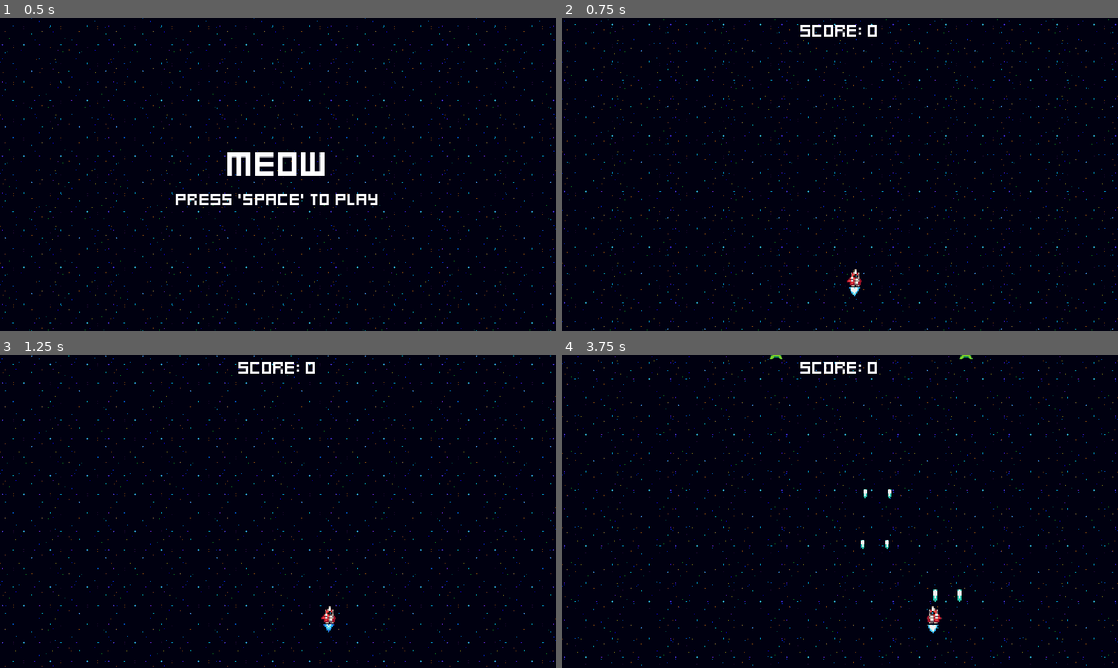
Above: before the commit, frames 1-4 (two rows, left to right).
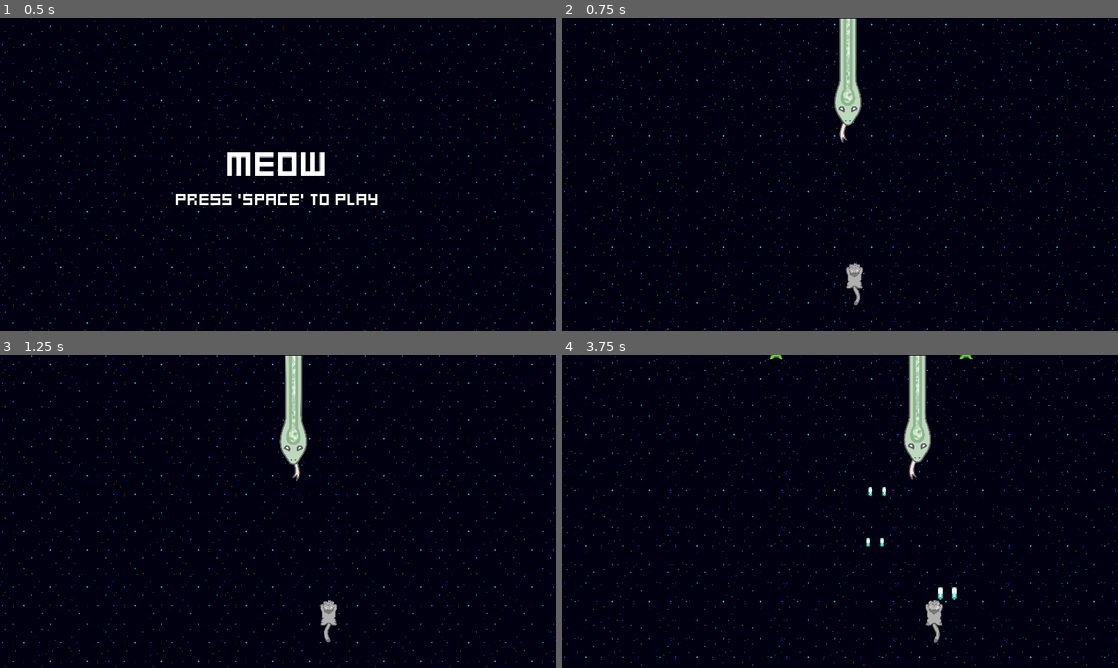
Above: after the commit, the same moments.

Repository: atomjin/2dRocket
Game: Godot game, scene res://menus/menu.tscn
Same seed, same stepped clock (60 frames per second), same inputs: the game is played once before the commit and once after it.
Inputs:
- Up to frame 1 (0.5 s): no input
- Up to frame 2 (0.75 s): tap Space at 0.5 s; hold Right (ui_right) from 0.53 s (still down); tap Enter (ui_accept) at 0.6 s
- Up to frame 3 (1.25 s): keep holding Right (ui_right); tap Enter (ui_accept) at 0.77, 1.07 s
- Up to frame 4 (3.75 s): release Right (ui_right) at 1.28 s; hold Left (ui_left) 1.28-2.03 s; tap Enter (ui_accept) at 1.35, 1.52, 1.82, 2.1, 2.85, 3.02, 3.32, 3.6 s; hold Right (ui_right) 2.03-3.53 s; hold Left (ui_left) from 3.53 s (still down)

Frame 1 is identical in both runs. In frame 2, 1.7% of the frame differs, in the area x 42-57%, y 0-92%; in frame 3, 1.7%; in frame 4, 2.1%, in the area x 42-72%, y 0-92%.

Commit message:
boss setup

Diff:
--- /dev/null
+++ b/enemies/boss_snake.gd
@@ -0,0 +1,7 @@
+extends "res://enemies/enemy.gd"
+
+
+
+func _ready() -> void:
+	super()
+	move_component.velocity.x = 80
--- /dev/null
+++ b/enemies/boss_snake.tscn
@@ -0,0 +1,60 @@
+[gd_scene load_steps=10 format=3 uid="uid://vhnrljnxgvq0"]
+
+[ext_resource type="PackedScene" uid="uid://c3cpm0goxpepr" path="res://enemies/enemy.tscn" id="1_igrac"]
+[ext_resource type="Script" path="res://enemies/boss_snake.gd" id="2_1pjdc"]
+[ext_resource type="Texture2D" uid="uid://dbbv2da0ua0oh" path="res://assets/boss/snake/Snake_Default_Frame01.png" id="2_2aehe"]
+[ext_resource type="Texture2D" uid="uid://clnci2hmf3uap" path="res://assets/boss/snake/Snake_Default_Frame02.png" id="3_pk32d"]
+[ext_resource type="Texture2D" uid="uid://cpwhhceltospe" path="res://assets/boss/snake/Snake_Default_Frame03.png" id="4_0vap2"]
+[ext_resource type="Script" path="res://components/border_bounce_component.gd" id="6_5nt1x"]
+
+[sub_resource type="SpriteFrames" id="SpriteFrames_fk8hp"]
+animations = [{
+"frames": [{
+"duration": 1.0,
+"texture": ExtResource("2_2aehe")
+}, {
+"duration": 1.0,
+"texture": ExtResource("3_pk32d")
+}, {
+"duration": 1.0,
+"texture": ExtResource("4_0vap2")
+}],
+"loop": true,
+"name": &"default",
+"speed": 7.0
+}]
+
+[sub_resource type="RectangleShape2D" id="RectangleShape2D_88w72"]
+size = Vector2(80, 344)
+
+[sub_resource type="RectangleShape2D" id="RectangleShape2D_fl40t"]
+size = Vector2(64, 328)
+
+[node name="BossSnake" instance=ExtResource("1_igrac")]
+scale = Vector2(0.5, 0.5)
+script = ExtResource("2_1pjdc")
+
+[node name="AnimatedSprite2D" parent="." index="0"]
+sprite_frames = SubResource("SpriteFrames_fk8hp")
+autoplay = "default"
+
+[node name="StatsComponent" parent="." index="1"]
+health = 10
+
+[node name="VisibleOnScreenNotifier2D" parent="." index="3"]
+position = Vector2(-3.8147e-06, -48)
+scale = Vector2(4.8, 17.6)
+
+[node name="CollisionShape2D" type="CollisionShape2D" parent="HurtboxComponent" index="0"]
+position = Vector2(0, -52)
+shape = SubResource("RectangleShape2D_88w72")
+
+[node name="CollisionShape2D" type="CollisionShape2D" parent="HitboxComponent" index="0"]
+position = Vector2(0, -52)
+shape = SubResource("RectangleShape2D_fl40t")
+
+[node name="BorderBounceComponent" type="Node" parent="." index="13" node_paths=PackedStringArray("actor", "move_component")]
+script = ExtResource("6_5nt1x")
+margin = 20
+actor = NodePath("..")
+move_component = NodePath("../MoveComponent")
--- a/player_ship/ship.gd
+++ b/player_ship/ship.gd
@@ -7,10 +7,14 @@
 @onready var animated_sprite_2d: AnimatedSprite2D = $Anchor/AnimatedSprite2D
 @onready var move_component: MoveComponent = $MoveComponent as MoveComponent
 @onready var flame_animated_sprite: AnimatedSprite2D= %FlameAnimatedSprite
+@onready var stats_component: StatsComponent = $StatsComponent
+@onready var animated_timer: Timer = $AnimatedTimer
 
 
 func _ready():
 	fire_rate_timer.timeout.connect(fire_laser)
+	stats_component.health_changed.connect(on_health_changed)
+	animated_timer.timeout.connect(to_normal_animation)
 	pass
 
 func fire_laser() ->void:
@@ -19,14 +23,21 @@
 	scale_component.tween_scale()
 
 func _process(delta: float)->void:
-	animate_the_ship()
+	#animate_the_ship()
+	pass
+#func animate_the_ship()->void:
+	#if move_component.velocity.x <0:
+		#animated_sprite_2d.play("bank_left")
+		#flame_animated_sprite.play("bank_left")
+	#elif move_component.velocity.x > 0:
+	#	animated_sprite_2d.play("bank_right")
+	#	flame_animated_sprite.play("bank_right")
+	#else :
+	#	animated_sprite_2d.play("center")
 
-func animate_the_ship()->void:
-	if move_component.velocity.x <0:
-		animated_sprite_2d.play("bank_left")
-		flame_animated_sprite.play("bank_left")
-	elif move_component.velocity.x > 0:
-		animated_sprite_2d.play("bank_right")
-		flame_animated_sprite.play("bank_right")
-	else :
-		animated_sprite_2d.play("center")
+func on_health_changed() -> void:
+	animated_sprite_2d.play("hurt")
+	animated_timer.start()
+
+func to_normal_animation() -> void:
+	animated_sprite_2d.play("center")
--- a/player_ship/ship.tscn
+++ b/player_ship/ship.tscn
@@ -1,12 +1,15 @@
 [gd_scene load_steps=27 format=3 uid="uid://f84hwee52dqs"]
 
 [ext_resource type="Script" path="res://player_ship/ship.gd" id="1_b87xd"]
-[ext_resource type="Texture2D" uid="uid://dgruog7e1ah58" path="res://assets/ship.png" id="1_jqpgs"]
 [ext_resource type="Script" path="res://components/stats_component.gd" id="2_0kaw5"]
 [ext_resource type="Script" path="res://components/move_component.gd" id="2_ayo0m"]
 [ext_resource type="Script" path="res://components/move_input_component.gd" id="3_cg87l"]
 [ext_resource type="Resource" uid="uid://b8rs1w4ia4ff2" path="res://player_ship/ship_move_stats.tres" id="4_xhois"]
+[ext_resource type="Texture2D" uid="uid://c7poxt3jigrn4" path="res://assets/mc/Cat_Default_Frame02.png" id="5_1go31"]
+[ext_resource type="Texture2D" uid="uid://0xr45va1788d" path="res://assets/mc/Cat_Default_Frame01.png" id="5_026sf"]
 [ext_resource type="Script" path="res://components/position_clamp_component.gd" id="5_nib22"]
+[ext_resource type="Texture2D" uid="uid://c14gqoijodeob" path="res://assets/mc/Cat_Default_Frame03.png" id="6_f72cs"]
+[ext_resource type="Texture2D" uid="uid://cklyq12pthr0i" path="res://assets/mc/Cat_GotAttack_Frame01.png" id="7_bsv74"]
 [ext_resource type="Script" path="res://components/spawner_component.gd" id="7_i8bhu"]
 [ext_resource type="PackedScene" uid="uid://5ld7kplt7jpx" path="res://projectile/laser.tscn" id="8_pm86s"]
 [ext_resource type="Script" path="res://components/scale_component.gd" id="9_r0uxx"]
@@ -76,42 +79,28 @@
 "speed": 10.0
 }]
 
-[sub_resource type="AtlasTexture" id="AtlasTexture_4yie4"]
-atlas = ExtResource("1_jqpgs")
-region = Rect2(0, 0, 16, 16)
-
-[sub_resource type="AtlasTexture" id="AtlasTexture_sutij"]
-atlas = ExtResource("1_jqpgs")
-region = Rect2(32, 0, 16, 16)
-
-[sub_resource type="AtlasTexture" id="AtlasTexture_o4nla"]
-atlas = ExtResource("1_jqpgs")
-region = Rect2(16, 0, 16, 16)
-
 [sub_resource type="SpriteFrames" id="SpriteFrames_6ay18"]
 animations = [{
 "frames": [{
 "duration": 1.0,
-"texture": SubResource("AtlasTexture_4yie4")
+"texture": ExtResource("5_026sf")
+}, {
+"duration": 1.0,
+"texture": ExtResource("5_1go31")
+}, {
+"duration": 1.0,
+"texture": ExtResource("6_f72cs")
 }],
 "loop": true,
-"name": &"bank_left",
-"speed": 5.0
+"name": &"center",
+"speed": 10.0
 }, {
 "frames": [{
 "duration": 1.0,
-"texture": SubResource("AtlasTexture_sutij")
+"texture": ExtResource("7_bsv74")
 }],
 "loop": true,
-"name": &"bank_right",
-"speed": 5.0
-}, {
-"frames": [{
-"duration": 1.0,
-"texture": SubResource("AtlasTexture_o4nla")
-}],
-"loop": true,
-"name": &"center",
+"name": &"hurt",
 "speed": 5.0
 }]
 
@@ -127,6 +116,7 @@
 
 [node name="FlameAnimatedSprite" type="AnimatedSprite2D" parent="Anchor"]
 unique_name_in_owner = true
+visible = false
 position = Vector2(-1, 32)
 scale = Vector2(2, 2)
 sprite_frames = SubResource("SpriteFrames_4ij7f")
@@ -135,10 +125,12 @@
 frame_progress = 0.360313
 
 [node name="AnimatedSprite2D" type="AnimatedSprite2D" parent="Anchor"]
-scale = Vector2(2, 2)
+position = Vector2(0, 11.4286)
+scale = Vector2(0.1, 0.1)
 sprite_frames = SubResource("SpriteFrames_6ay18")
-animation = &"center"
+animation = &"hurt"
 autoplay = "center"
+frame_progress = 0.744423
 
 [node name="MoveComponent" type="Node" parent="." node_paths=PackedStringArray("actor")]
 script = ExtResource("2_ayo0m")
@@ -155,11 +147,11 @@
 actor = NodePath("..")
 
 [node name="RightMuzzle" type="Marker2D" parent="."]
-position = Vector2(20, -16)
+position = Vector2(11.4286, -19.0476)
 scale = Vector2(2, 2)
 
 [node name="LeftMuzzle" type="Marker2D" parent="."]
-position = Vector2(-20, -16)
+position = Vector2(-11.4286, -19.0476)
 scale = Vector2(2, 2)
 
 [node name="SpawnerComponent" type="Node2D" parent="."]
@@ -172,7 +164,6 @@
 [node name="ScaleComponent" type="Node" parent="." node_paths=PackedStringArray("sprite")]
 script = ExtResource("9_r0uxx")
 sprite = NodePath("../Anchor")
-scale_amount = Vector2(2, 2)
 
 [node name="HurtboxComponent" type="Area2D" parent="."]
 scale = Vector2(2, 2)
@@ -180,8 +171,9 @@
 script = ExtResource("12_ugsb5")
 
 [node name="CollisionPolygon2D" type="CollisionPolygon2D" parent="HurtboxComponent"]
-scale = Vector2(2, 2)
-polygon = PackedVector2Array(-8, 2, -3, -3, -3, -4, -1, -7, 1, -7, 3, -4, 3, -3, 8, 2, 8, 4, 5, 4, 5, 7, -5, 7, -5, 4, -8, 4)
+position = Vector2(-5.36442e-07, -1.78814e-07)
+scale = Vector2(1.04167, 1.02041)
+polygon = PackedVector2Array(-5.48571, 7.46667, -5.48571, 3.73333, -5.48571, 1.86667, -5.48571, -1.86667, -7.31429, -5.6, -5.48571, -9.33333, -5.48571, -9.33333, -3.65714, -7.46667, -3.65714, -11.2, 5.14984e-07, -9.33333, 3.65714, -11.2, 3.65714, -7.46667, 5.48572, -9.33333, 7.31429, -7.46667, 5.48572, -1.86667, 5.48572, 1.86667, 5.48572, 3.73333, 5.48572, 7.46667, 5.48572, 9.33333, 5.14984e-07, 7.46667, -3.65714, 9.33333)
 
 [node name="HurtComponent" type="Node" parent="." node_paths=PackedStringArray("stats_component", "hurtbox_component")]
 script = ExtResource("13_u33c2")
@@ -198,3 +190,6 @@
 actor = NodePath("..")
 stats_component = NodePath("../StatsComponent")
 destroy_effect_spawner_component = NodePath("../ExplosionSpawnerComponent")
+
+[node name="AnimatedTimer" type="Timer" parent="."]
+one_shot = true
--- a/world.tscn
+++ b/world.tscn
@@ -6,6 +6,7 @@
 [ext_resource type="Resource" uid="uid://brsrs8yq60dwa" path="res://game_stats.tres" id="2_okums"]
 [ext_resource type="PackedScene" uid="uid://uf1l66y51p4t" path="res://enemies/enemy_generator.tscn" id="3_hi8w8"]
 [ext_resource type="LabelSettings" uid="uid://c1omw1b4dnja8" path="res://fonts/default_label_settings.tres" id="5_wiio1"]
+[ext_resource type="PackedScene" uid="uid://vhnrljnxgvq0" path="res://enemies/boss_snake.tscn" id="7_stiwq"]
 
 [node name="World" type="Node2D"]
 script = ExtResource("1_74ca3")
@@ -19,9 +20,13 @@
 [node name="EnemyGenerator" parent="." instance=ExtResource("3_hi8w8")]
 
 [node name="ScoreLabel" type="Label" parent="."]
+visible = false
 offset_right = 1920.0
 offset_bottom = 40.0
 text = "score"
 label_settings = ExtResource("5_wiio1")
 horizontal_alignment = 1
 vertical_alignment = 1
+
+[node name="BossSnake" parent="." instance=ExtResource("7_stiwq")]
+position = Vector2(960, 224)
Binary file added: assets/boss/snake/Snake_Default_Frame01.png
Not shown, added: assets/boss/snake/Snake_Default_Frame01.png.import
Binary file added: assets/boss/snake/Snake_Default_Frame02.png
Not shown, added: assets/boss/snake/Snake_Default_Frame02.png.import
Binary file added: assets/boss/snake/Snake_Default_Frame03.png
Not shown, added: assets/boss/snake/Snake_Default_Frame03.png.import
Binary file added: assets/mc/Cat_Default_Frame01.png
Not shown, added: assets/mc/Cat_Default_Frame01.png.import
Binary file added: assets/mc/Cat_Default_Frame02.png
Not shown, added: assets/mc/Cat_Default_Frame02.png.import
Binary file added: assets/mc/Cat_Default_Frame03.png
Not shown, added: assets/mc/Cat_Default_Frame03.png.import
(and 3 more such lines)
